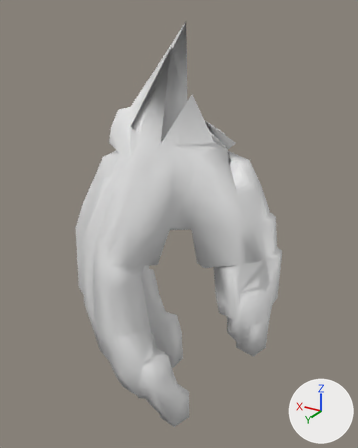
What one commit did to the OBJ model src/main/resources/assets/kn8/meshes/kaiju_no13/hand_right.obj.
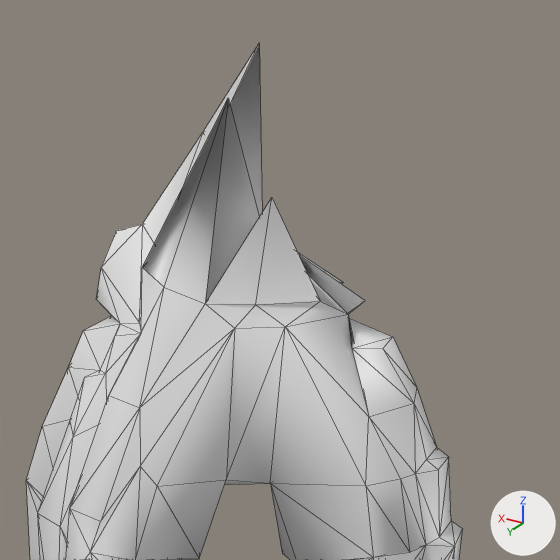
Each version appears first whole from a 50 mm lens placed at (0.343, 0.545, 1.145), pointed at (0.621, 0.082, 0.913), and next in a close-up on the part from 18% to 92% of the width and 0% to 59% of the height. Arrows for +X, +Y and +Z are at lower right; the lights stay in place. The last two pictures show the newer version. The close-ups show mesh edges as thin lines. Where no turn or scale is listed for an object, it has been applied to the vertices. Vertices at exactly the same position are counted once.

Script lines for the objects in view, before the commit:
```python
me_hand_right = bpy.data.meshes.new('hand_right')
me_hand_right.from_pydata(...)  # 328 vertices, 655 faces; spans x 0.498..0.758, y 0.007..0.182, z 0.659..1.135
ob_hand_right = bpy.data.objects.new('hand_right', me_hand_right)
ob_hand_right.location = (0.0, 0.0, 0.0)
```
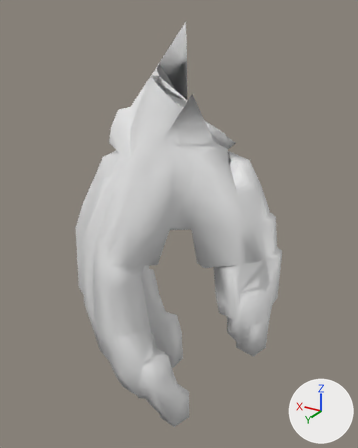
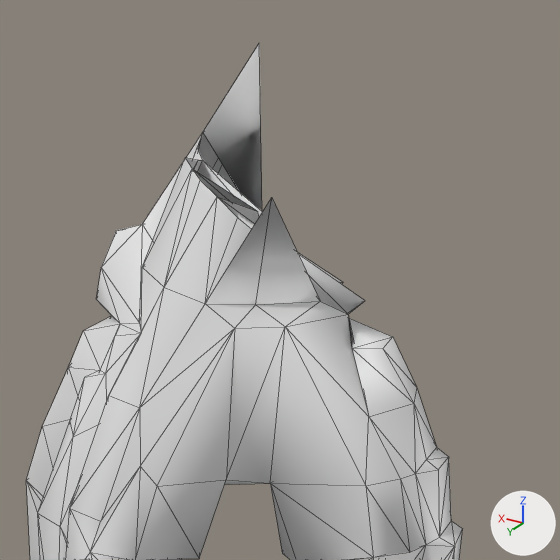
The change, as JSON lines over the scene's bpy script:
```json
{"block": "me_hand_right", "where": "# used by ob_hand_right; location = (0.0, 0.0, 0.0)"}
{"op": "remove", "block": "me_hand_right", "code": "me_hand_right.from_pydata(...)  # 328 vertices, 655 faces; spans x 0.498..0.758, y 0.007..0.182, z 0.659..1.135"}
{"op": "add", "block": "me_hand_right", "code": "me_hand_right.from_pydata(...)  # 338 vertices, 666 faces; spans x 0.498..0.758, y 0.007..0.182, z 0.659..1.135"}
{"block": "me_hand_right", "change": "me_hand_right part 1"}
{"block": "me_hand_right", "change": "1 vertex is removed from x 0.619, y 0.099, z 1.112"}
{"block": "me_hand_right", "change": "8 faces are deleted"}
{"block": "me_hand_right", "change": "11 vertices are added at x 0.6..0.667, y 0.054..0.112, z 1.053..1.083"}
{"block": "me_hand_right", "change": "19 new faces join them"}
```

Boxes (x1, y1, x2, y2) around the edits, measured in the close-ups (560 x 560 px):
```json
{"part": 1, "of": "me_hand_right", "change": "cut back", "before": [142, 44, 365, 314], "after": [142, 148, 365, 314]}
```
